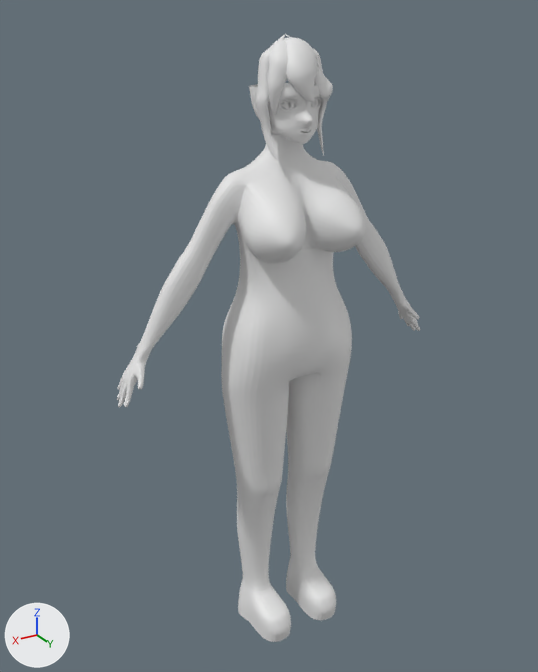
What one commit did to the Blender file character_anatomy/kaila4.2.blend.
The view is the same before and after, from a camera (50 mm lens) standing at (0.979, 1.557, 1.692) and looking at (0.022, -0.038, 0.895). The axes (+X, +Y, +Z) are drawn at lower left. The lights are the same throughout.

The scene before the commit, as lines of its bpy script (objects in view):
```python
ob_hairpath_l = bpy.data.objects.new('HairPath_l', cu_béziercurve_003)
ob_hairpath_l.location = (0.0, 0.0, 0.0)
ob_hairpath_r = bpy.data.objects.new('HairPath_r', cu_béziercurve_001)
ob_hairpath_r.location = (0.0, 0.0, 0.0)
ob_hairpath_r_001 = bpy.data.objects.new('HairPath_r.001', cu_béziercurve_005)
ob_hairpath_r_001.location = (0.0, 0.0, 0.0)
ob_head = bpy.data.objects.new('Head', me_cube_004)
ob_head.location = (0.0, 0.0, 0.0)
# also in view: 'HairPath_m' at (0.004, 0.049, 1.58)
```
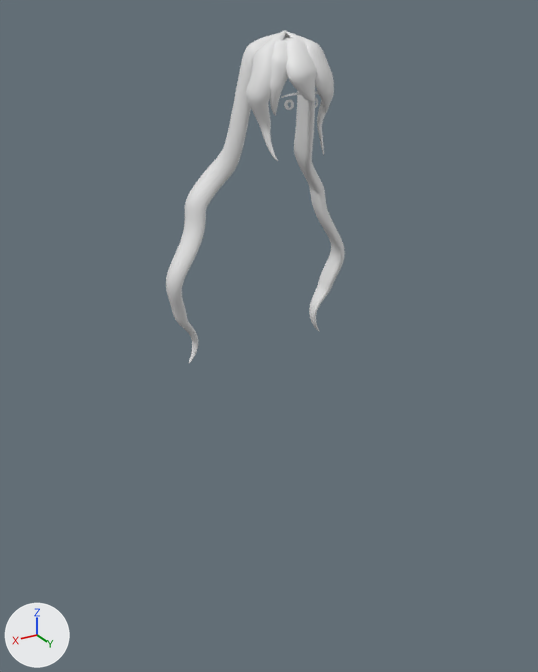
Diff of the bpy script that builds the scene:
```diff
--- a/character_anatomy/kaila4.2.blend.py
+++ b/character_anatomy/kaila4.2.blend.py
@@ cu_béziercurve_001 @@
 _sp = cu_béziercurve_001.splines.new('BEZIER'); _sp.bezier_points.add(4)
-_sp.bezier_points.foreach_set('co', [-0.0017, -0.000262, 1.645, -0.0227, 0.043, 1.631, -0.0469, 0.0625, 1.573, -0.0694, 0.0868, 1.536, -0.0805, 0.0336, 1.481])
-_sp.bezier_points.foreach_set('handle_left', [0.0268, -0.059, 1.663, -0.019, 0.0361, 1.636, -0.0432, 0.0585, 1.577, -0.0651, 0.0898, 1.54, -0.0787, 0.0423, 1.49])
-_sp.bezier_points.foreach_set('handle_right', [-0.00883, 0.0144, 1.64, -0.0243, 0.046, 1.629, -0.0507, 0.0666, 1.569, -0.0722, 0.0849, 1.533, -0.0853, 0.0108, 1.457])
+_sp.bezier_points.foreach_set('co', [0.00254, -0.000562, 1.66, -0.0353, 0.0662, 1.632, -0.0404, 0.0887, 1.595, -0.0582, 0.1, 1.545, -0.082, 0.0523, 1.478])
+_sp.bezier_points.foreach_set('handle_left', [0.0349, -0.0577, 1.685, -0.0327, 0.0593, 1.638, -0.0381, 0.0838, 1.604, -0.0486, 0.106, 1.561, -0.0784, 0.0596, 1.488])
+_sp.bezier_points.foreach_set('handle_right', [-0.00555, 0.0137, 1.654, -0.0396, 0.0781, 1.621, -0.0436, 0.0956, 1.582, -0.0705, 0.0933, 1.524, -0.0914, 0.0334, 1.451])
 for _p, _l, _r in zip(_sp.bezier_points, ['ALIGNED', 'ALIGNED', 'ALIGNED', 'ALIGNED', 'ALIGNED'], ['ALIGNED', 'ALIGNED', 'ALIGNED', 'ALIGNED', 'ALIGNED']): _p.handle_left_type = _l; _p.handle_right_type = _r
-_sp.bezier_points.foreach_set('radius', [0.0528, 0.789, 0.739, 0.916, 0.0])
-_sp.order_u = 0
-_sp.order_v = 0
-_sp.resolution_u = 4
-_sp = cu_béziercurve_001.splines.new('BEZIER'); _sp.bezier_points.add(0)
-_sp.bezier_points.foreach_set('co', [0.00937, 0.00528, 1.645])
-_sp.bezier_points.foreach_set('handle_left', [0.0292, -0.0554, 1.668])
-_sp.bezier_points.foreach_set('handle_right', [0.00441, 0.0205, 1.639])
-for _p, _l, _r in zip(_sp.bezier_points, ['ALIGNED'], ['ALIGNED']): _p.handle_left_type = _l; _p.handle_right_type = _r
-_sp.bezier_points.foreach_set('radius', [0.0528])
-_sp.order_u = 0
-_sp.order_v = 0
-_sp.resolution_u = 4
-_sp = cu_béziercurve_001.splines.new('BEZIER'); _sp.bezier_points.add(0)
-_sp.bezier_points.foreach_set('co', [0.00937, 0.00528, 1.645])
-_sp.bezier_points.foreach_set('handle_left', [0.0292, -0.0554, 1.668])
-_sp.bezier_points.foreach_set('handle_right', [0.00441, 0.0205, 1.639])
-for _p, _l, _r in zip(_sp.bezier_points, ['ALIGNED'], ['ALIGNED']): _p.handle_left_type = _l; _p.handle_right_type = _r
-_sp.bezier_points.foreach_set('radius', [0.0528])
+_sp.bezier_points.foreach_set('radius', [0.0528, 0.821, 1.03, 0.958, 0.0139])
 _sp.order_u = 0
@@ cu_béziercurve_005 @@
 _sp = cu_béziercurve_005.splines.new('BEZIER'); _sp.bezier_points.add(4)
-_sp.bezier_points.foreach_set('co', [0.0, -0.00359, 1.653, -0.0702, 0.0294, 1.613, -0.0893, 0.0409, 1.522, -0.0764, 0.0389, 1.447, -0.0629, 0.0749, 1.384])
-_sp.bezier_points.foreach_set('handle_left', [0.0553, -0.0363, 1.677, -0.0641, 0.0328, 1.618, -0.0782, 0.0429, 1.53, -0.0729, 0.0376, 1.462, -0.0688, 0.0684, 1.375])
-_sp.bezier_points.foreach_set('handle_right', [-0.0129, 0.00404, 1.647, -0.0808, 0.0235, 1.602, -0.0999, 0.0389, 1.514, -0.0788, 0.0397, 1.437, -0.0474, 0.0919, 1.408])
+_sp.bezier_points.foreach_set('co', [0.0, -0.0053, 1.66, -0.0708, 0.0288, 1.619, -0.104, 0.0433, 1.525, -0.0773, 0.0386, 1.448, -0.0633, 0.0758, 1.383])
+_sp.bezier_points.foreach_set('handle_left', [0.0588, -0.0391, 1.686, -0.068, 0.024, 1.627, -0.093, 0.0544, 1.56, -0.0736, 0.0373, 1.463, -0.0694, 0.0691, 1.374])
+_sp.bezier_points.foreach_set('handle_right', [-0.0124, 0.00182, 1.655, -0.0818, 0.0471, 1.589, -0.109, 0.0394, 1.513, -0.0797, 0.0394, 1.438, -0.0473, 0.0934, 1.408])
 for _p, _l, _r in zip(_sp.bezier_points, ['ALIGNED', 'ALIGNED', 'ALIGNED', 'ALIGNED', 'ALIGNED'], ['ALIGNED', 'ALIGNED', 'ALIGNED', 'ALIGNED', 'ALIGNED']): _p.handle_left_type = _l; _p.handle_right_type = _r
-_sp.bezier_points.foreach_set('radius', [0.0528, 0.443, 0.487, 0.323, 0.0])
+_sp.bezier_points.foreach_set('radius', [0.132, 0.812, 0.844, 0.323, 0.0])
 _sp.order_u = 0
@@ cu_béziercurve_007 @@
+cu_béziercurve_007 = bpy.data.curves.new('BézierCurve.007', 'CURVE')
+cu_béziercurve_007.dimensions = '3D'
+_sp = cu_béziercurve_007.splines.new('BEZIER'); _sp.bezier_points.add(7)
+_sp.bezier_points.foreach_set('co', [0.0, -0.0144, 1.656, -0.0805, -0.0254, 1.623, -0.121, -0.0809, 1.364, -0.198, -0.12, 1.249, -0.263, -0.107, 1.093, -0.245, -0.138, 0.964, -0.197, -0.141, 0.882, -0.217, -0.137, 0.819])
+_sp.bezier_points.foreach_set('handle_left', [0.0643, -0.0482, 1.682, -0.0645, -0.0314, 1.642, -0.114, -0.0571, 1.381, -0.203, -0.121, 1.268, -0.236, -0.102, 1.143, -0.245, -0.133, 0.993, -0.2, -0.141, 0.919, -0.22, -0.141, 0.815])
+_sp.bezier_points.foreach_set('handle_right', [-0.00937, -0.00946, 1.653, -0.0944, -0.0203, 1.607, -0.132, -0.117, 1.338, -0.185, -0.116, 1.195, -0.288, -0.113, 1.043, -0.246, -0.143, 0.936, -0.194, -0.141, 0.846, -0.201, -0.12, 0.844])
+for _p, _l, _r in zip(_sp.bezier_points, ['ALIGNED', 'ALIGNED', 'ALIGNED', 'ALIGNED', 'ALIGNED', 'ALIGNED', 'ALIGNED', 'ALIGNED'], ['ALIGNED', 'ALIGNED', 'ALIGNED', 'ALIGNED', 'ALIGNED', 'ALIGNED', 'ALIGNED', 'ALIGNED']): _p.handle_left_type = _l; _p.handle_right_type = _r
+_sp.bezier_points.foreach_set('radius', [0.132, 0.812, 0.962, 1.013, 0.853, 0.851, 0.426, 0.0])
+_sp.order_u = 0
+_sp.order_v = 0
+_sp.resolution_u = 4
+cu_béziercurve_007.use_path = True
+cu_béziercurve_007.bevel_mode = 'OBJECT'
+cu_béziercurve_007.resolution_u = 4
+cu_béziercurve_007.fill_mode = 'FULL'
+cu_béziercurve_007.bevel_object = ob_circlepath
@@ ob_head @@
 _m = ob_head.modifiers.new('Subdivision', 'SUBSURF')
+ob_head.hide_set(True)
@@ ob_hairpath_s2 @@
+ob_hairpath_s2 = bpy.data.objects.new('HairPath_s2', cu_béziercurve_007)  # modifiers MIRROR, SUBSURF
+ob_hairpath_s2.location = (0.0, 0.0, 0.0)
```

Location of each change, [x1, y1, x2, y2] in pixels of the pictures (538 x 672 px):
'Head', hidden
    before: [117, 83, 420, 642]
'HairPath_s2', added
    after: [166, 33, 345, 363]
'HairPath_r.001', reshaped (24% wider)
    before: [256, 34, 327, 160]
    after: [246, 30, 334, 161]
'HairPath_r', reshaped
    before: [314, 66, 333, 110]
    after: [284, 31, 334, 113]
